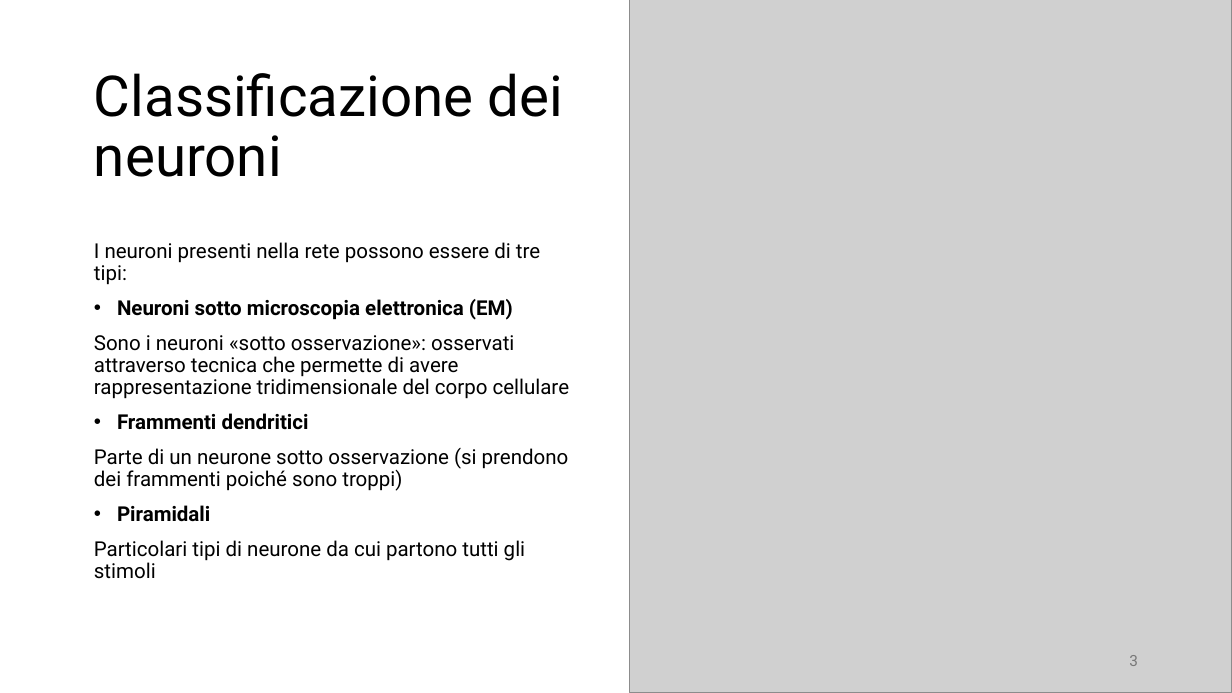
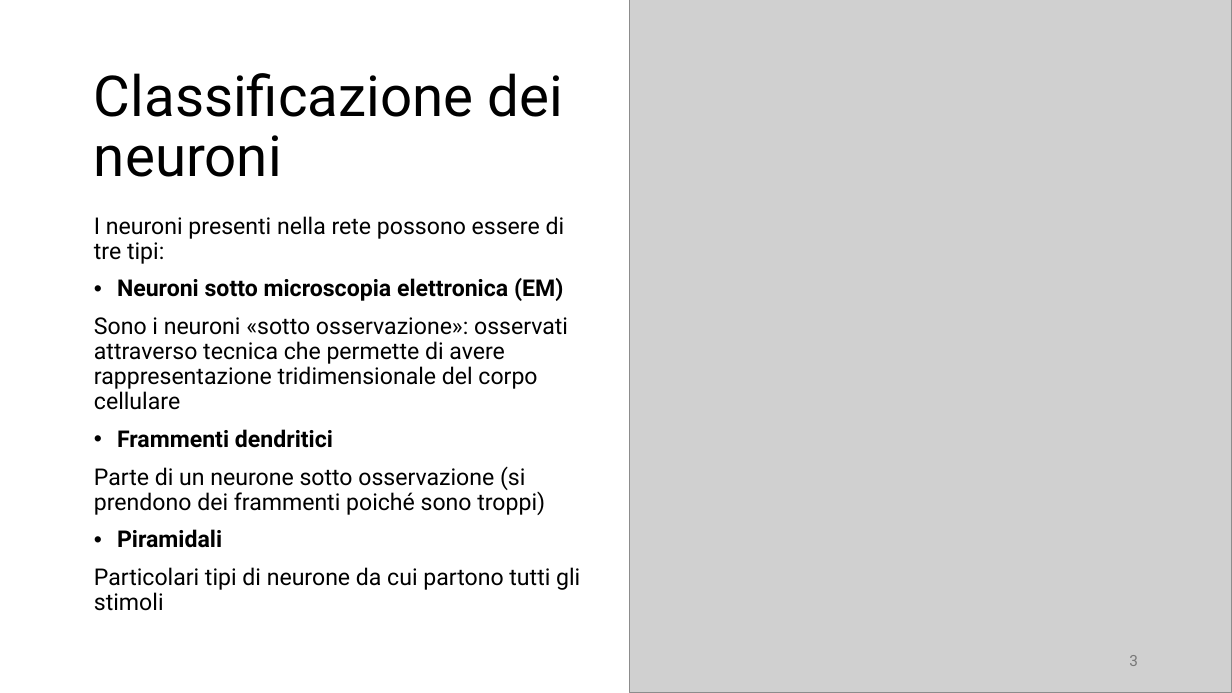
Before and after one commit to cMancio00/sand-2024, a slide deck: slide 3 of Analysis of visual cortical neurons of mice.pptx. Drawn at 1232x693 pixels with LibreOffice and Linux fonts; fonts in the diff are those of the drawing; grey boxes stand for pictures. Boxes give left, top, right and bottom in pixels: in the first picture for what was removed or moved away, otherwise in the second. Text is boxed around its words. In the diff, an @@ line names an element or a change of style, - is before the commit and + after.

```diff
--- a/Analysis of visual cortical neurons of mice.pptx
+++ b/Analysis of visual cortical neurons of mice.pptx
@@ text "I neuroni presenti nella rete ...": place and size @@
-text "I neuroni presenti nella rete ..." at [94, 242, 570, 579]
+text "I neuroni presenti nella rete ..." at [94, 216, 580, 611]
@@ text "I neuroni presenti nella rete ..." at [94, 216, 580, 611]: size 16 to 18 pt @@
```
Also in this commit, not shown: 2 other slides changed.
